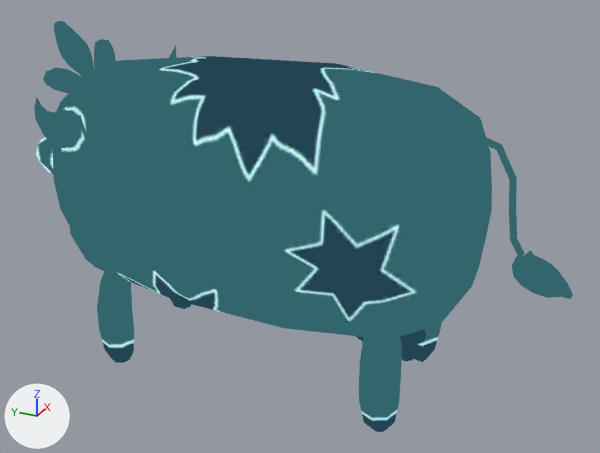
What one commit did to the glTF model godot/assets/models/battle/summons/GhostCow.glb.
The view is the same before and after, from a 50 mm lens placed at (-0.24, -0.121, 0.179), pointed at (0.002, -0.011, 0.058). Lighting does not change. The marker at lower left points along +X, +Y and +Z. The picture after the commit comes second. Both versions are drawn at frame 33 of the action 'Cow_Idle'; the numbers are the values there. Vertices at exactly the same position are counted once.

Before the edit, the objects in view are built like this:
```python
me_cow = bpy.data.meshes.new('Cow')
me_cow.from_pydata(...)  # 837 vertices, 1550 faces; spans x -0.97..1.01, y -0.01..2.45, z -1.82..2.1
me_cow.materials.append(mat_ghostcow)
ob_cow = bpy.data.objects.new('Cow', me_cow)
ob_cow.parent = ob_ghostcow
ob_cow.location = (-0.00557, 0.0, 0.0)
ob_cow.rotation_euler = (1.571, 0.0, 0.0)  # degrees (90, 0, 0)
```
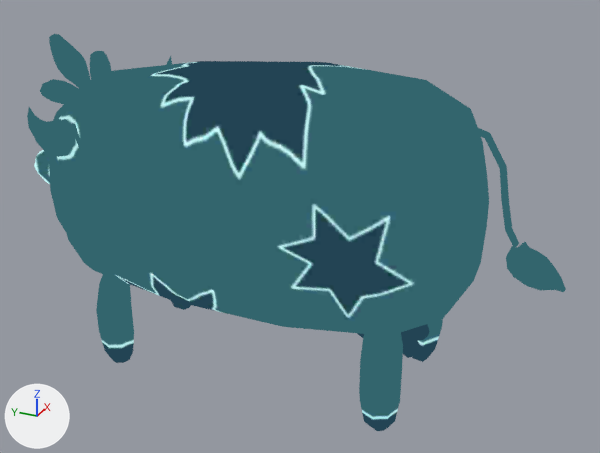
Changed parts and their boxes (x1, y1, x2, y2) in the pictures (600 x 453 px; the box of a moved part takes in the faces that stretch with it):
'Cow', reshaped, moved, rescaled, turned: before (34, 21, 573, 432); after (27, 34, 566, 431)
part 1 of me_cow, moved or reshaped: before (512, 251, 573, 299); after (506, 242, 566, 292)
part 2 of me_cow, moved or reshaped (mostly hidden): before (356, 330, 423, 345); after (357, 324, 427, 342)
part 3 of me_cow, moved or reshaped: before (413, 329, 426, 344); after (416, 325, 430, 340)
part 4 of me_cow, moved or reshaped: before (402, 336, 418, 361); after (403, 332, 420, 358)
part 5 of me_cow, moved or reshaped: before (43, 21, 116, 94); after (40, 34, 111, 104)
part 6 of me_cow, moved or reshaped: before (34, 97, 81, 148); after (27, 107, 75, 157)
part 7 of me_cow, moved or reshaped (mostly hidden): before (169, 45, 176, 58); after (166, 56, 172, 65)
part 8 of me_cow, moved or reshaped: before (36, 138, 53, 174); after (34, 150, 50, 184)
part 9 of me_cow, moved or reshaped: before (471, 131, 524, 258); after (460, 121, 519, 249)
part 10 of me_cow, moved or reshaped: before (97, 271, 134, 363); after (96, 273, 134, 363)
part 11 of me_cow, moved or reshaped (mostly hidden): before (170, 298, 191, 309); after (171, 300, 191, 310)
part 12 of me_cow, moved or reshaped: before (359, 330, 402, 432); after (359, 325, 403, 431)
part 13 of me_cow, moved or reshaped: before (414, 324, 441, 362); after (412, 319, 443, 362)
part 14 of me_cow, moved or reshaped: before (53, 56, 492, 337); after (49, 61, 489, 334)

The change, as a list of edits to the scene's bpy script:
```text
Change me_cow:
    used by ob_cow; parent = ob_ghostcow; location = (-0.00557, 0.0, 0.0); rotation_euler = (1.571, 0.0, 0.0), in degrees (90, 0, 0)
    remove me_cow.from_pydata(...)  # 837 vertices, 1550 faces; spans x -0.97..1.01, y -0.01..2.45, z -1.82..2.1
    add me_cow.from_pydata(...)  # 837 vertices, 1550 faces; spans x -0.95..1.02, y -2.05..1.88, z -0.02..2.34
    me_cow part 1: the loose piece of 42 vertices spanning x -0.07..0.07, y 1.02..1.29, z 1.72..2.1 is multiplied about its middle by the matrix ((0.988, 0.144, 0.005), (0.01, -0.028, -0.998), (-0.143, 0.987, -0.029)), then moved by (-0.06, -3.02, -0.68)
    me_cow part 2: the loose piece of 11 vertices spanning x -0.29..0.3, y 0.42..0.7, z 0.62..1.24 is turned 88.2 degrees about the x axis through its middle and scaled by 1.01, then moved by (-0.01, -1.5, -0.34)
    me_cow part 3: the loose piece of 16 vertices spanning x 0.02..0.14, y 0.41..0.63, z 1.0..1.18 is turned 87.8 degrees about the x axis through its middle, then moved by (-0.01, -1.63, -0.53)
    me_cow part 4: the loose piece of 16 vertices spanning x -0.22..-0.08, y 0.42..0.64, z 1.0..1.18 is turned 87.7 degrees about the x axis through its middle, then moved by (-0.01, -1.63, -0.53)
    me_cow part 5: the loose piece of 76 vertices spanning x -0.27..0.29, y 1.92..2.45, z -1.66..-1.34 is turned 86.7 degrees about the x axis through its middle, then moved by (0.04, -0.6, 3.58)
    me_cow part 6: the loose piece of 49 vertices spanning x -0.81..-0.39, y 1.67..2.14, z -1.35..-1.04 is turned 86.9 degrees about the x axis through its middle, then moved by (0.02, -0.62, 3.02)
    me_cow part 7: the loose piece of 49 vertices spanning x 0.41..0.84, y 1.67..2.14, z -1.35..-1.04 is turned 86.8 degrees about the x axis through its middle, then moved by (0.03, -0.64, 3.01)
    me_cow part 8: the loose piece of 40 vertices spanning x -0.24..0.25, y 1.26..1.57, z -1.82..-1.61 is turned 88 degrees about the x axis through its middle, then moved by (0.03, 0.36, 3.02)
    me_cow part 9: the loose piece of 31 vertices spanning x -0.02..0.03, y 1.24..2.04, z 1.33..1.78 is multiplied about its middle by the matrix ((0.999, 0.03, -0.023), (-0.025, 0.058, -0.998), (-0.028, 0.998, 0.059)), then moved by (-0.03, -3.14, 0.15)
    me_cow part 10: the loose piece of 44 vertices spanning x -0.58..-0.29, y -0.01..0.78, z -1.19..-0.9 is multiplied about its middle by the matrix ((0.966, 0.013, 0.001), (0.001, 0.025, -0.966), (-0.013, 0.966, 0.025)), then moved by (0.0, 0.67, 1.42)
    me_cow part 11: the loose piece of 44 vertices spanning x 0.31..0.6, y -0.01..0.78, z -1.19..-0.9 is multiplied about its middle by the matrix ((0.964, 0.015, -0.006), (-0.007, 0.019, -0.964), (-0.015, 0.964, 0.019)), then moved by (0.0, 0.67, 1.41)
    me_cow part 12: the loose piece of 44 vertices spanning x -0.63..-0.34, y 0.01..0.87, z 0.9..1.18 is turned 90.1 degrees about the x axis through its middle and scaled by 1.03, then moved by (-0.01, -1.48, -0.58)
    me_cow part 13: the loose piece of 44 vertices spanning x 0.35..0.65, y 0.01..0.86, z 0.9..1.18 is turned 90.5 degrees about the x axis through its middle and scaled by 1.03, then moved by (0.0, -1.48, -0.58)
    me_cow part 14: 251 of 837 vertices moved; they spanned x -0.75..1.01, y 0.54..2.31, z -1.73..1.54 and now span x -0.75..1.02, y -1.51..1.79, z 0.53..2.31; mean shift (0.01, -1.03, 1.76); largest move (0.01, 2.07, 1.36) -> (0.0, -1.28, 2.13)
    other edits to the shape of me_cow do not show in these pictures
Change ob_cow:
    remove ob_cow.parent = ob_ghostcow
    ob_cow.rotation_euler: (1.571, 0.0, 0.0) -> (0.0, 0.0, 0.0)  # degrees (90, 0, 0) -> degrees (0, 0, 0)
    ob_cow.location: (-0.00557, 0.0, 0.0) -> (0.0, 0.0, 0.0)
    ob_cow.scale: (1.0, 1.0, 1.0) -> (0.05, 0.05, 0.05)
```
